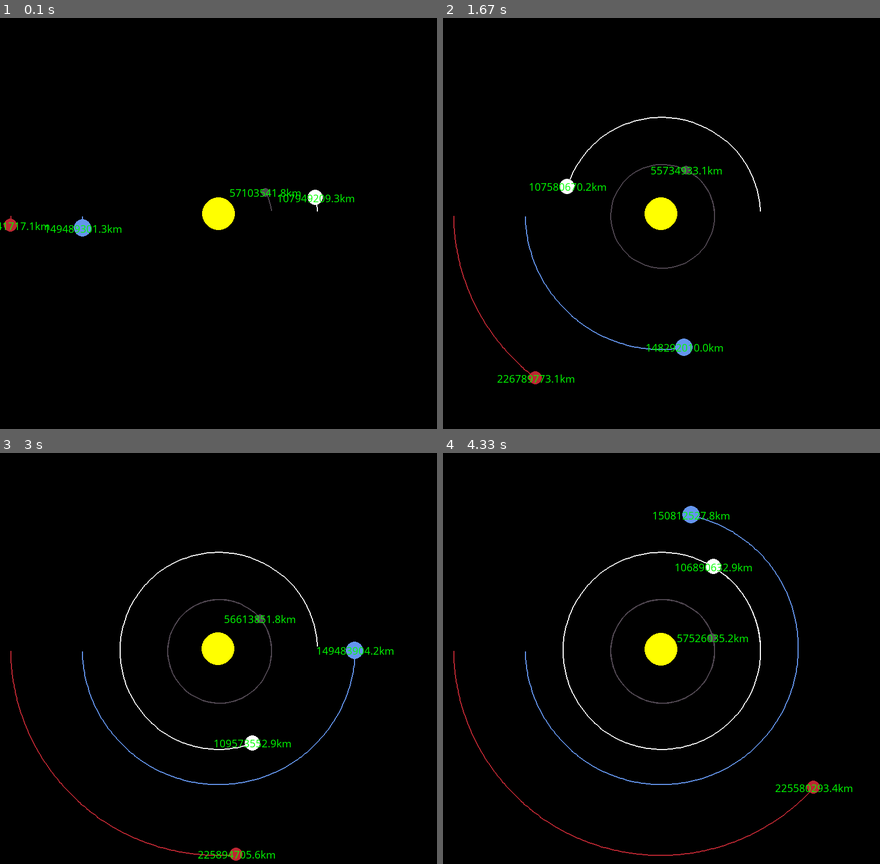
Above: before the commit, frames 1-4 (two rows, left to right).
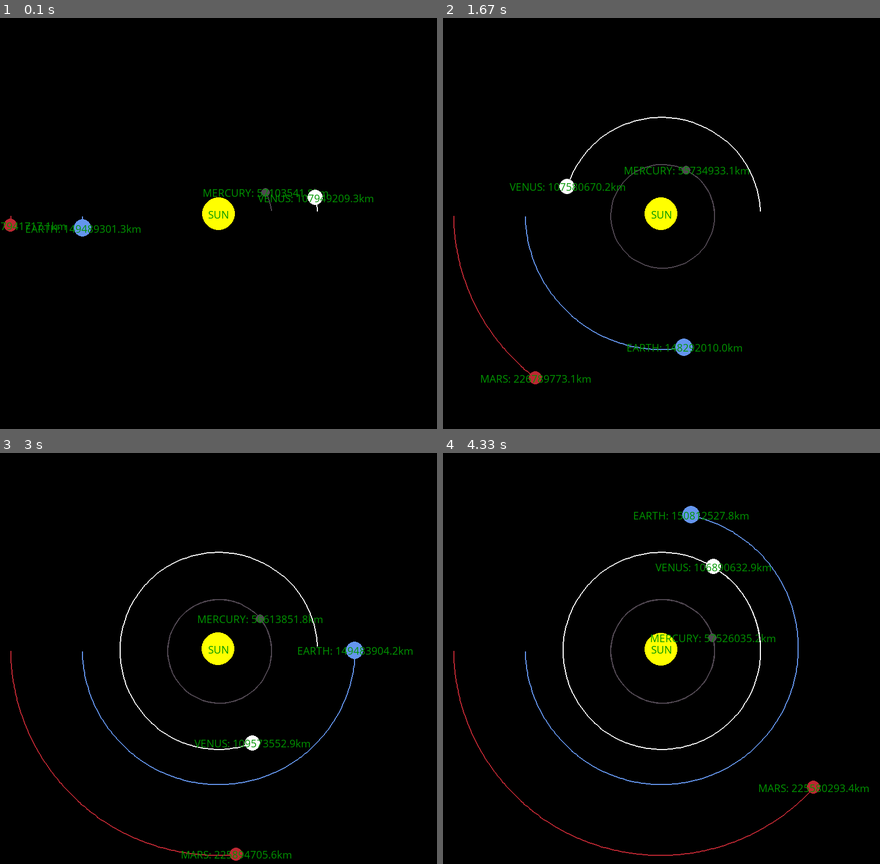
Above: after the commit, the same moments.

Repository: OmidReisi/Python_Tutorials
Game: pygame game, started from Standard_Libraries/PyGame/Planet_Simulation/planet_simulation_3.py
Same seed, same stepped clock (60 frames per second), same inputs: the game is played once before the commit and once after it.
Inputs:
- Up to frame 1 (0.1 s): no input
- Up to frame 2 (1.67 s): no input
- Up to frame 3 (3 s): no input
- Up to frame 4 (4.33 s): no input

The runs differ from the first frame. In frame 1, 0.9% of the frame differs, in the area x 0-86%, y 41-53%; in frame 2, 1.1%; in frame 3, 1.1%; in frame 4, 1.1%, in the area x 43-98%, y 14-83%.

Commit message:
MODIFY: modify the planet_simulator
add name of the planet and change the color of distance_to_sun

Diff:
--- a/Standard_Libraries/PyGame/Planet_Simulation/planet_simulation_3.py
+++ b/Standard_Libraries/PyGame/Planet_Simulation/planet_simulation_3.py
@@ -9,7 +9,7 @@
 
 BLACK: RGB_Color = RGB_Color(0, 0, 0)
 WHITE: RGB_Color = RGB_Color(255, 255, 255)
-GREEN: RGB_Color = RGB_Color(0, 255, 0)
+DARK_GREEN: RGB_Color = RGB_Color(0, 150, 0)
 YELLOW: RGB_Color = RGB_Color(255, 255, 0)
 LIGHT_BLUE: RGB_Color = RGB_Color(100, 149, 237)
 RED: RGB_Color = RGB_Color(188, 39, 50)
@@ -35,12 +35,13 @@
 
     def __init__(
         self,
+        name: str,
         color: tuple[int, int, int],
         radius: int,
         pos: tuple[float, float],
         mass: float,
     ) -> None:
-        """for creating a Planet with the given color, radius. also defining self.x_vel and self.y_vel for the velocity of the planet movement.
+        """for creating a Planet with the given name,color, radius. also defining self.x_vel and self.y_vel for the velocity of the planet movement.
 
         Args:
             color (tuple[int, int]): the color of the planet
@@ -48,6 +49,7 @@
             pos (tuple[int, int]): the position for the planet to place on the screen
             mass (int): weight of the planet in (kg)
         """
+        self.name: str = name
         self.color: tuple[int, int, int] = color
         self.radius: int = radius
         self.pos: tuple[float, float] = pos
@@ -83,12 +85,18 @@
 
         if not self.IS_SUN:
             distance_surface: pygame.surface.Surface = text_font.render(
-                f"{round(self.distance_to_sun/1000,1)}km", True, GREEN
+                f"{self.name}: {round(self.distance_to_sun/1000,1)}km", True, DARK_GREEN
             )
             distance_rect: pygame.rect.Rect = distance_surface.get_rect(
                 center=(x_pos, y_pos)
             )
             screen.blit(distance_surface, distance_rect)
+        else:
+            text_surface: pygame.surface.Surface = text_font.render(
+                f"{self.name}", True, DARK_GREEN
+            )
+            text_rect: pygame.rect.Rect = text_surface.get_rect(center=(x_pos, y_pos))
+            screen.blit(text_surface, text_rect)
 
     def attraction_force(self, other: Planet) -> tuple[float, float]:
         """for calculating the force of attraction between two planets and calculating this force in x,y axis.
@@ -155,20 +163,20 @@
     run: bool = True
     clock: pygame.time.Clock = pygame.time.Clock()
 
-    sun: Planet = Planet(YELLOW, 30, (0, 0), 1.98892e30)
+    sun: Planet = Planet("SUN", YELLOW, 30, (0, 0), 1.98892e30)
     sun.IS_SUN = True
 
-    earth: Planet = Planet(LIGHT_BLUE, 16, (-1 * Planet.AU, 0), 5.9742e24)
+    earth: Planet = Planet("EARTH", LIGHT_BLUE, 16, (-1 * Planet.AU, 0), 5.9742e24)
     # if there was no y_vel for the planets the only velocity would be the force of attraction they would just be absorbed by the sun.
     earth.y_vel = 29.783e3
 
-    mars: Planet = Planet(RED, 12, (-1.524 * Planet.AU, 0), 6.39e23)
+    mars: Planet = Planet("MARS", RED, 12, (-1.524 * Planet.AU, 0), 6.39e23)
     mars.y_vel = 24.077e3
 
-    mercury: Planet = Planet(DARK_GRAY, 8, (0.387 * Planet.AU, 0), 0.330e24)
+    mercury: Planet = Planet("MERCURY", DARK_GRAY, 8, (0.387 * Planet.AU, 0), 0.330e24)
     mercury.y_vel = -47.4e3
 
-    venus: Planet = Planet(WHITE, 14, (0.723 * Planet.AU, 0), 4.8685e24)
+    venus: Planet = Planet("VENUS", WHITE, 14, (0.723 * Planet.AU, 0), 4.8685e24)
     venus.y_vel = -35.02e3
 
     planets: list[Planet] = [sun, earth, mars, mercury, venus]
